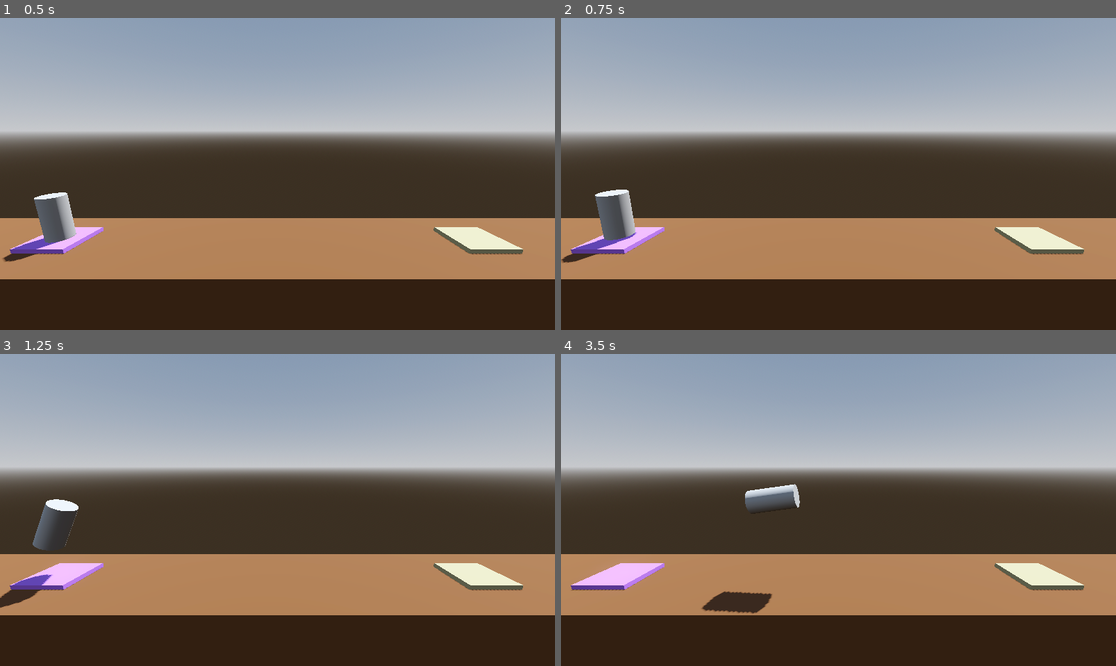
Above: before the commit, frames 1-4 (two rows, left to right).
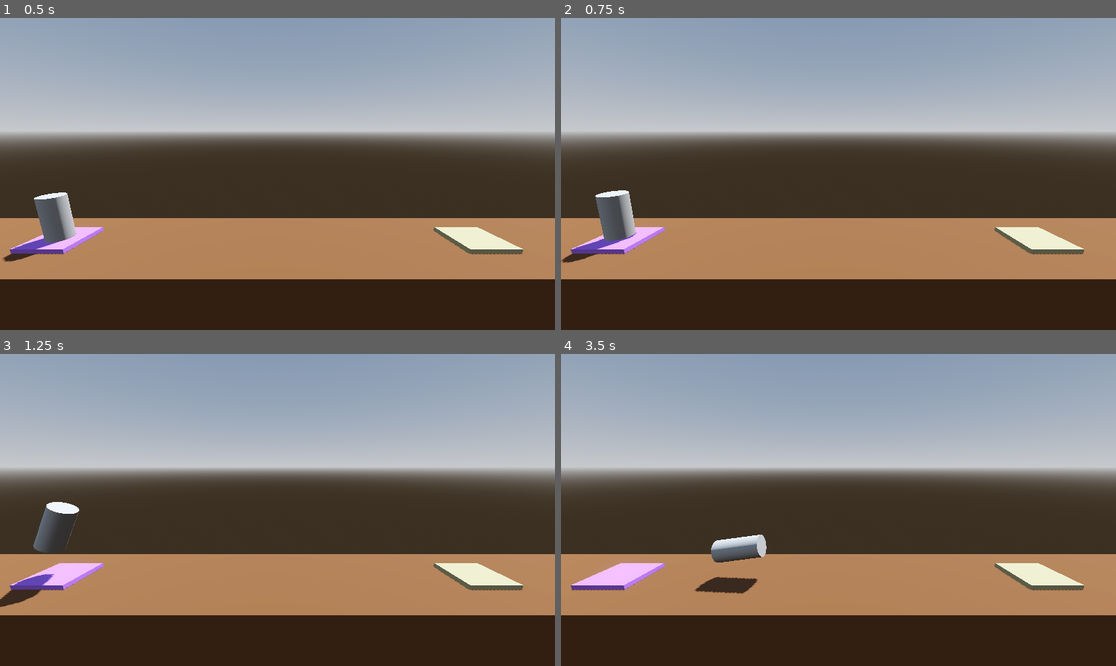
Above: after the commit, the same moments.

Repository: Clouddeboi/Godot-4-Course-Project-Boost-3D
Game: Godot game, scene res://level.tscn
The game is run twice, just before and just after one commit, with the same random seed, the same clock (stepped at 60 frames per second) and the same inputs. The project has no main scene, so this scene is started directly.
Inputs:
- Up to frame 1 (0.5 s): no input
- Up to frame 2 (0.75 s): tap Enter (ui_accept) at 0.5 s; hold Right (ui_right) from 0.53 s (still down); hold Space (Boost, bound only after the commit) from 0.53 s (still down)
- Up to frame 3 (1.25 s): keep holding Right (ui_right); keep holding Space (Boost, bound only after the commit); tap Enter (ui_accept) at 0.77, 0.8, 1.07 s
- Up to frame 4 (3.5 s): release Right (ui_right) at 1.28 s; release Space (Boost, bound only after the commit) at 1.28 s; hold Left (ui_left) 1.28-2.03 s; tap Enter (ui_accept) at 1.35, 1.52, 1.82, 2.3, 3.02, 3.32 s; tap Space (Boost, bound only after the commit) at 1.55, 2.85 s; hold Space (Boost, bound only after the commit) 2.03-2.78 s; hold Right (ui_right) from 2.03 s (still down)

Frame 1 is identical in both runs. In frame 2, less than 0.1% of the frame differs, in the area x 0-14%, y 55-79%; in frame 3, 0.2%; in frame 4, 2.4%, in the area x 24-44%, y 41-84%.

Commit message:
Lesson 15 - Input Maps
Learned How to use input maps and added extra controller support to my space ship

Diff:
--- a/Player.gd
+++ b/Player.gd
@@ -2,11 +2,11 @@
 
 # Called every frame. 'delta' is the elapsed time since the previous frame.
 func _process(delta: float) -> void:
-	if Input.is_action_pressed("ui_accept"):
+	if Input.is_action_pressed("Boost"):
 		apply_central_force(basis.y * delta * 1000.0)
 
-	if Input.is_action_pressed("ui_left"):
+	if Input.is_action_pressed("rotate_left"):
 		apply_torque(Vector3(0.0, 0.0, 100.0 * delta))
 
-	if Input.is_action_pressed("ui_right"):
+	if Input.is_action_pressed("rotate_right"):
 		apply_torque(Vector3(0.0, 0.0, -100.0 * delta))
--- a/project.godot
+++ b/project.godot
@@ -13,3 +13,29 @@
 config/name="ProjectBoost"
 config/features=PackedStringArray("4.1", "Forward Plus")
 config/icon="res://icon.svg"
+
+[input]
+
+Boost={
+"deadzone": 0.5,
+"events": [Object(InputEventKey,"resource_local_to_scene":false,"resource_name":"","device":-1,"window_id":0,"alt_pressed":false,"shift_pressed":false,"ctrl_pressed":false,"meta_pressed":false,"pressed":false,"keycode":0,"physical_keycode":32,"key_label":0,"unicode":32,"echo":false,"script":null)
+, Object(InputEventJoypadButton,"resource_local_to_scene":false,"resource_name":"","device":-1,"button_index":0,"pressure":0.0,"pressed":true,"script":null)
+, Object(InputEventJoypadButton,"resource_local_to_scene":false,"resource_name":"","device":-1,"button_index":11,"pressure":0.0,"pressed":true,"script":null)
+]
+}
+rotate_left={
+"deadzone": 0.5,
+"events": [Object(InputEventJoypadMotion,"resource_local_to_scene":false,"resource_name":"","device":-1,"axis":0,"axis_value":-1.0,"script":null)
+, Object(InputEventKey,"resource_local_to_scene":false,"resource_name":"","device":-1,"window_id":0,"alt_pressed":false,"shift_pressed":false,"ctrl_pressed":false,"meta_pressed":false,"pressed":false,"keycode":0,"physical_keycode":4194319,"key_label":0,"unicode":0,"echo":false,"script":null)
+, Object(InputEventKey,"resource_local_to_scene":false,"resource_name":"","device":-1,"window_id":0,"alt_pressed":false,"shift_pressed":false,"ctrl_pressed":false,"meta_pressed":false,"pressed":false,"keycode":0,"physical_keycode":65,"key_label":0,"unicode":97,"echo":false,"script":null)
+, Object(InputEventJoypadButton,"resource_local_to_scene":false,"resource_name":"","device":-1,"button_index":13,"pressure":0.0,"pressed":true,"script":null)
+]
+}
+rotate_right={
+"deadzone": 0.5,
+"events": [Object(InputEventJoypadMotion,"resource_local_to_scene":false,"resource_name":"","device":-1,"axis":0,"axis_value":1.0,"script":null)
+, Object(InputEventKey,"resource_local_to_scene":false,"resource_name":"","device":-1,"window_id":0,"alt_pressed":false,"shift_pressed":false,"ctrl_pressed":false,"meta_pressed":false,"pressed":false,"keycode":0,"physical_keycode":4194321,"key_label":0,"unicode":0,"echo":false,"script":null)
+, Object(InputEventKey,"resource_local_to_scene":false,"resource_name":"","device":-1,"window_id":0,"alt_pressed":false,"shift_pressed":false,"ctrl_pressed":false,"meta_pressed":false,"pressed":false,"keycode":0,"physical_keycode":68,"key_label":0,"unicode":100,"echo":false,"script":null)
+, Object(InputEventJoypadButton,"resource_local_to_scene":false,"resource_name":"","device":-1,"button_index":14,"pressure":0.0,"pressed":true,"script":null)
+]
+}
